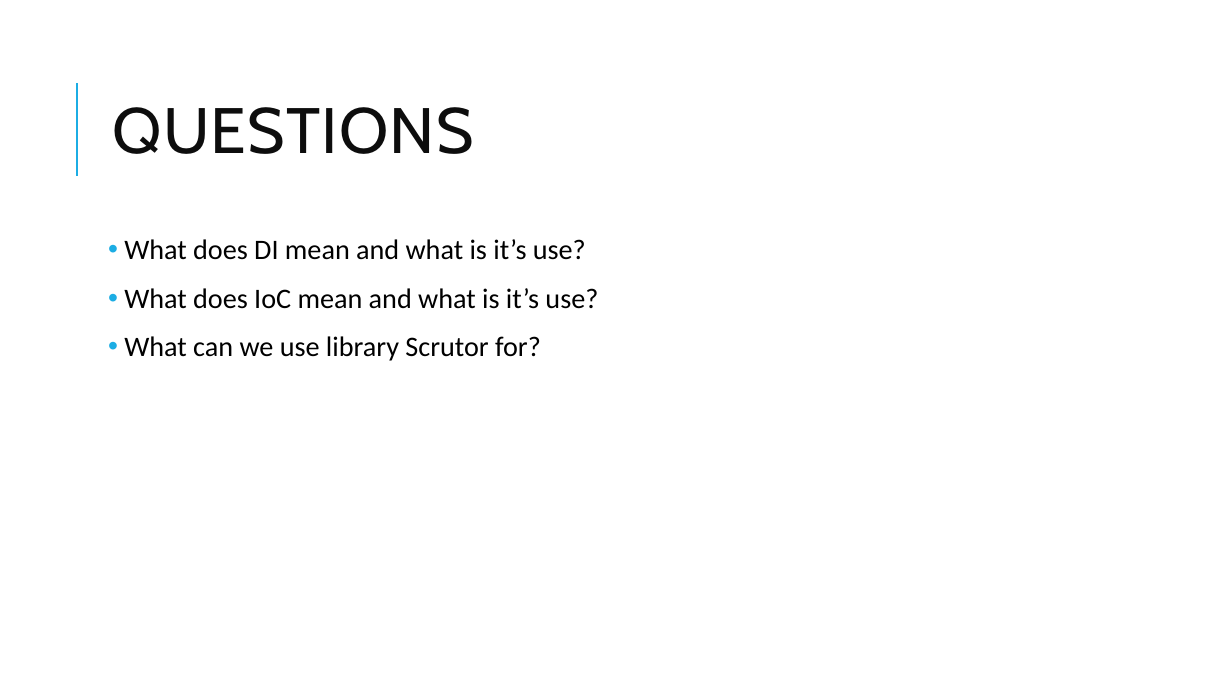
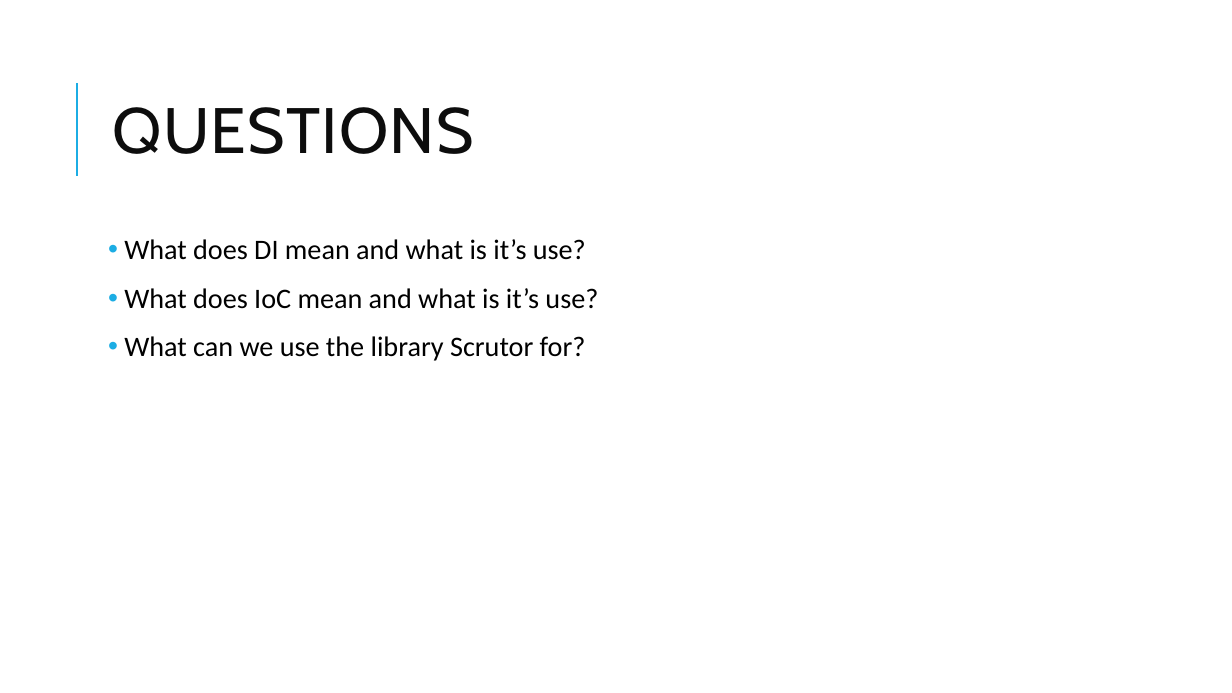
Before and after one commit to jasho/pv239-maui, a slide deck: slide 2 of 05_Storage/PV239-MAUI-05_Storage.pptx. Drawn at 1232x693 pixels with LibreOffice and Linux fonts; fonts in the diff are those of the drawing. Boxes give left, top, right and bottom in pixels: in the first picture for what was removed or moved away, otherwise in the second. Text is boxed around its words. In the diff, an @@ line names an element or a change of style, - is before the commit and + after.

```diff
--- a/05_Storage/PV239-MAUI-05_Storage.pptx
+++ b/05_Storage/PV239-MAUI-05_Storage.pptx
@@ text at (124,336,586,361): text changed @@
-• What can we use library Scrutor for?
+• What can we use the library Scrutor for?
```
Also in this commit, not shown: 7 other slides changed.
